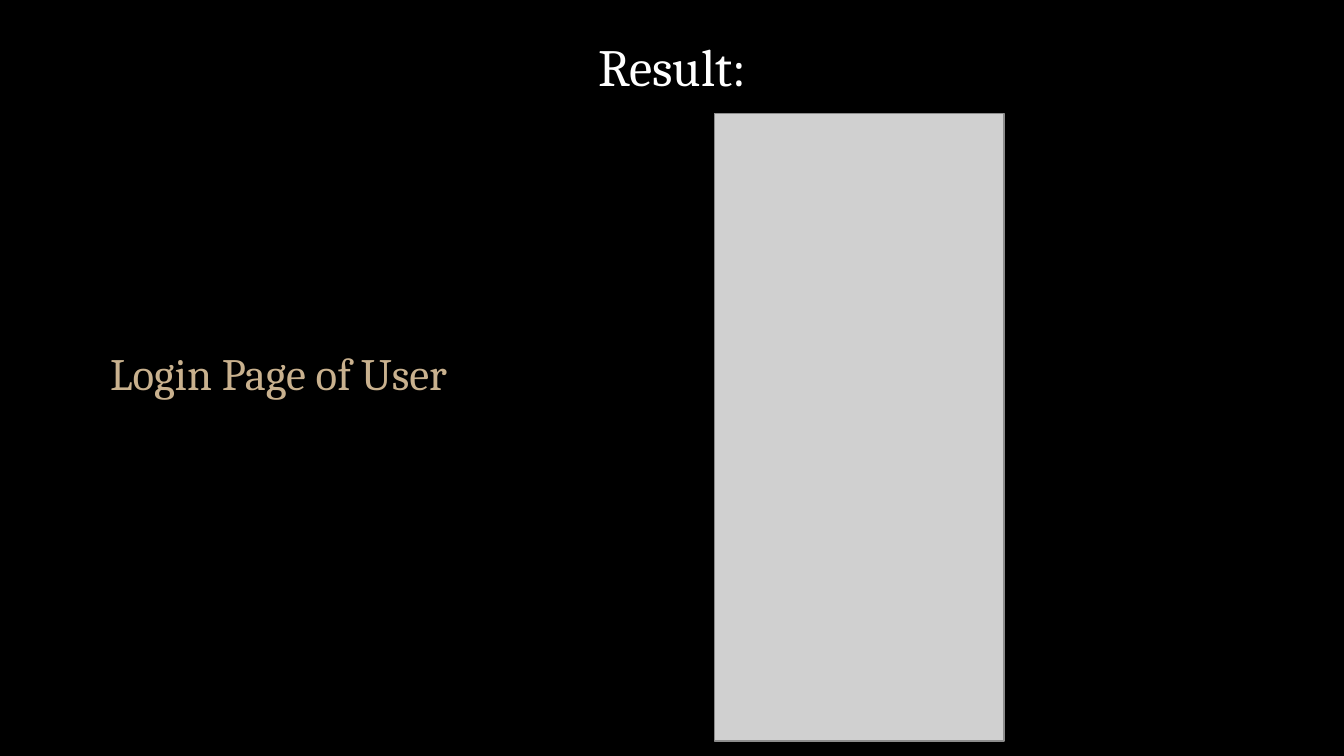
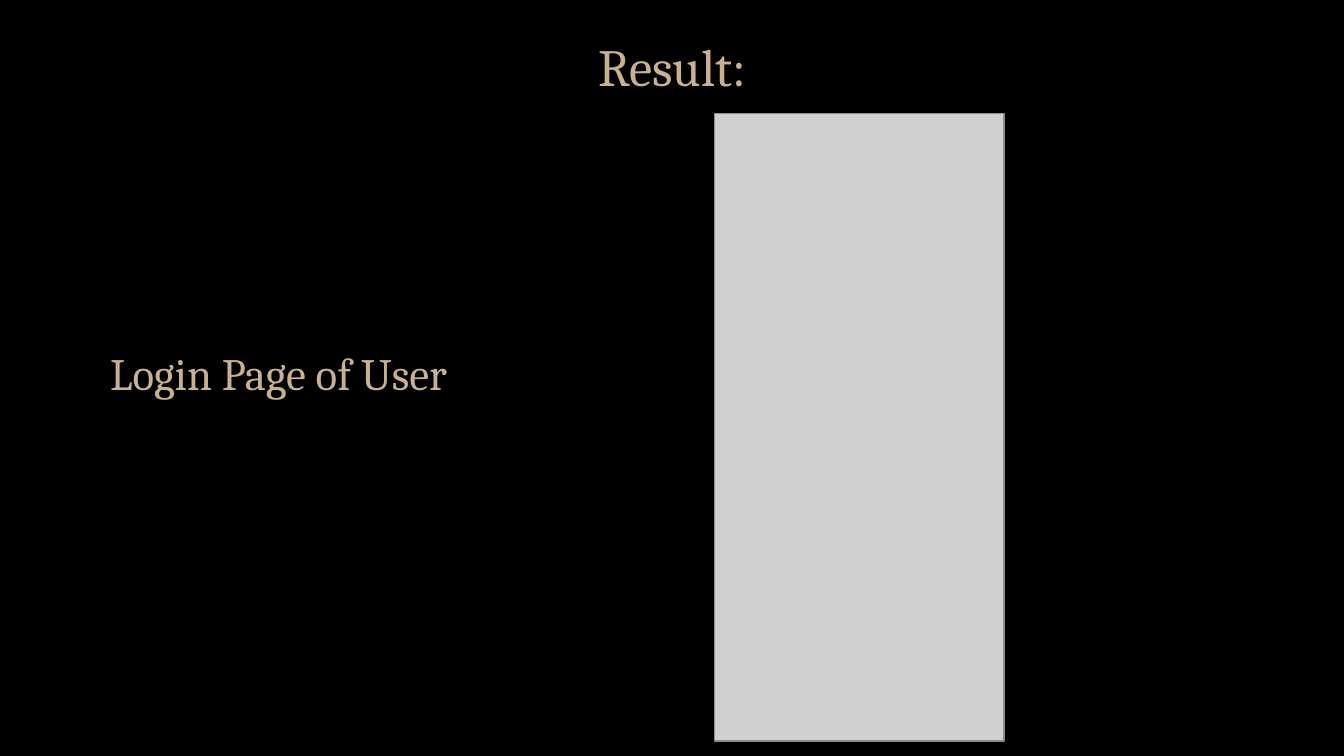
Before and after one commit to rajesh1480/Mini---Project, a slide deck: slide 12 of Plainte.pptx. Drawn at 1344x756 pixels with LibreOffice and Linux fonts; fonts in the diff are those of the drawing; grey boxes stand for pictures; background and template pictures are left out. Boxes give left, top, right and bottom in pixels: in the first picture for what was removed or moved away, otherwise in the second. Text is boxed around its words. In the diff, an @@ line names an element or a change of style, - is before the commit and + after.

```diff
--- a/Plainte.pptx
+++ b/Plainte.pptx
@@ title "Result:" at [598, 49, 746, 87]: text colour #FFFFFF to #C9B18E @@
```
Also in this commit, not shown: 3 other slides changed.
